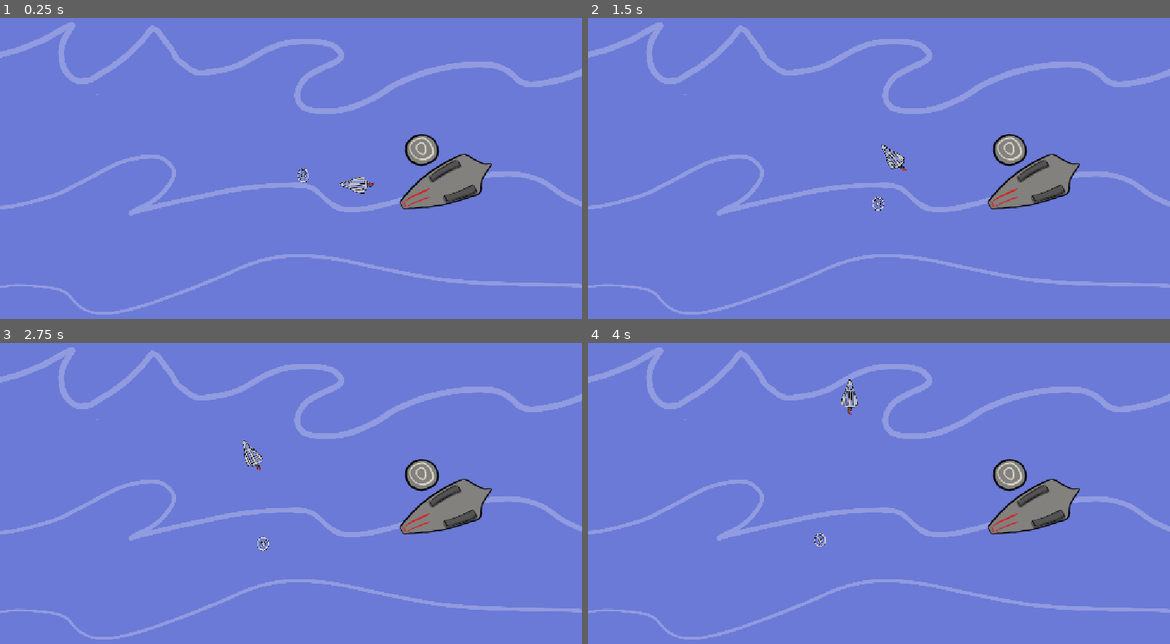
Above: before the commit, frames 1-4 (two rows, left to right).
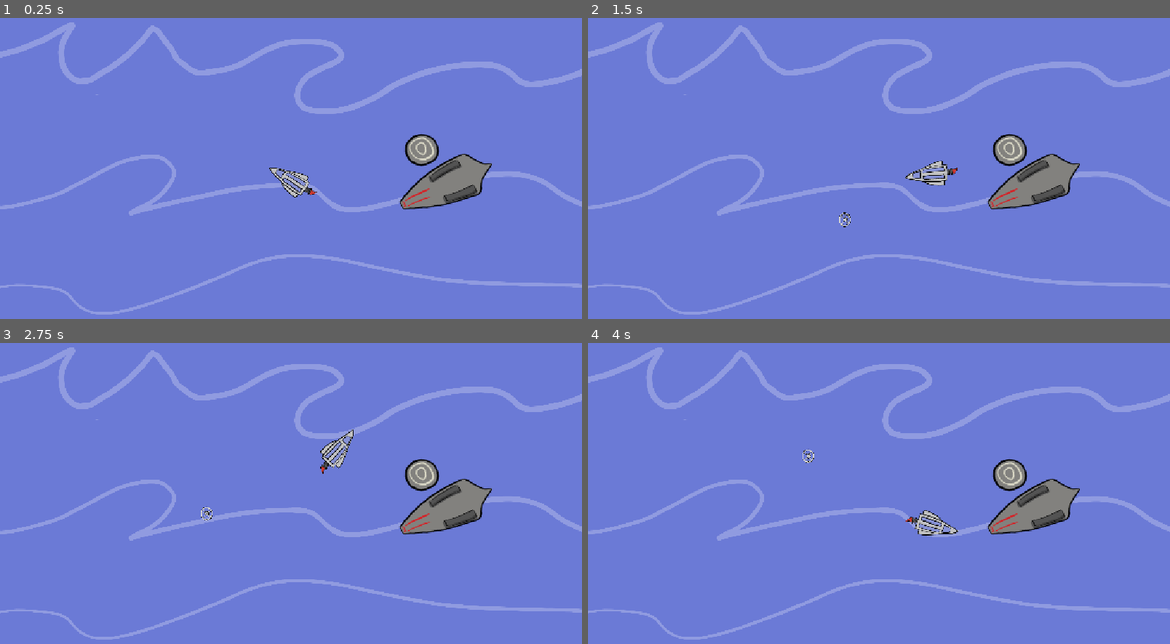
Above: after the commit, the same moments.

Repository: ecleaver/GoDot-GameCourse
Game: Godot game, scene res://Scenes/Ocean/Ocean.tscn
Same seed, same stepped clock (60 frames per second), same inputs: the game is played once before the commit and once after it.
Inputs (mouse positions are in pixels of both pictures, inside the frame that each line leads up to):
- Up to frame 1 (0.25 s): no input
- Up to frame 2 (1.5 s): tap Enter (ui_accept) at 0.5, 0.77 s; move the mouse to (1007, 165) at 0.52 s; hold Right (ui_right) 0.53-1.28 s; move the mouse to (762, 198) at 1.27 s; hold Left (ui_left) from 1.28 s (still down)
- Up to frame 3 (2.75 s): tap Enter (ui_accept) at 1.52 s; move the mouse to (349, 433) at 2.02 s; release Left (ui_left) at 2.03 s; hold Right (ui_right) from 2.03 s (still down)
- Up to frame 4 (4 s): move the mouse to (849, 571) at 2.77 s; tap Enter (ui_accept) at 3.02, 3.77 s; move the mouse to (1053, 556) at 3.52 s; release Right (ui_right) at 3.53 s; hold Left (ui_left) from 3.53 s (still down)

The runs differ from the first frame. In frame 1, 0.6% of the frame differs, in the area x 46-65%, y 49-60%; in frame 2, 0.7%, in the area x 43-64%, y 42-70%; in frame 3, 0.7%; in frame 4, 0.7%.

Commit message:
Changed to move with mouse

Diff:
--- a/foundations/Scenes/Ocean/Ocean.gd
+++ b/foundations/Scenes/Ocean/Ocean.gd
@@ -5,7 +5,7 @@
 @onready var eatingsound: AudioStreamPlayer = $Eatingsound
 @onready var radius = 100
 @onready var angle = 0
-@onready var speed = 0.5
+@onready var speed = 1
 @onready var pos_x = 500
 @onready var pos_y = 300
 @onready var positions = []
@@ -48,6 +48,17 @@
 		eatingsound.play()
 		#plane.global_position = Vector2(pos_x, pos_y)
 
+func moveToMouse(sprit1 : AnimatedSprite2D, move, speed):
+	sprit1.look_at(get_global_mouse_position())
+	sprit1.move_local_x(-(speed * move))
+
+func moveTo(sprit1 : AnimatedSprite2D, sprit2 : AnimatedSprite2D, move, speed):
+	var direction: Vector2 = sprit1.position.direction_to(sprit2.position)
+	sprit1.look_at(sprit2.position)
+	sprit1.translate(direction * speed * move)
+
+	pass
+
 # Called when the node enters the scene tree for the first time.
 func _ready() -> void:
 	pass # Replace with function body.
@@ -61,15 +72,21 @@
 	move = 100 * delta
 	rotate = 180 * delta
 	plane_rotate = 1.5 * delta
+	moveToMouse(plane, move, speed)
+	#moveTo(plane, hilcopper, move, speed)
+	#hilcopper.position.y += 20 * delta
+	#gets the planes current potions
 
 	#put the code for moving the plane into a
 	movePlane(plane, move, min_xy, max_x, max_y, rotate)
 	#Delta needs to be outside of the fuctnion and passed in
 
 	angle += speed * get_process_delta_time()
+	# a function to make a object move in a circle
 	createCircle(hilcopper, radius, angle, pos_x, pos_y)
 
-	planeInputs(plane, plane_rotate)
+	#a object for getting inputs
+	#planeInputs(plane, plane_rotate)
 
 
 
--- a/foundations/Scenes/Ocean/Ocean.tscn
+++ b/foundations/Scenes/Ocean/Ocean.tscn
@@ -96,7 +96,7 @@
 texture = ExtResource("1_t11xa")
 
 [node name="HilcopperAnimated2d" type="AnimatedSprite2D" parent="." unique_id=998153001]
-position = Vector2(352, 98.00001)
+position = Vector2(329, 154)
 rotation = 1.5707964
 scale = Vector2(-0.18177292, 0.14984599)
 sprite_frames = SubResource("SpriteFrames_pdbfg")
@@ -108,9 +108,9 @@
 
 [node name="PlaneAnimated2d" type="AnimatedSprite2D" parent="." unique_id=22825262]
 unique_name_in_owner = true
-position = Vector2(728.6868, 331.61743)
+position = Vector2(607.0001, 342)
 rotation = 0.006388506
-scale = Vector2(0.29767394, 0.29724112)
+scale = Vector2(-0.447, -0.445)
 skew = 2.2292137e-05
 sprite_frames = SubResource("SpriteFrames_qeolc")
 animation = &"plane"
